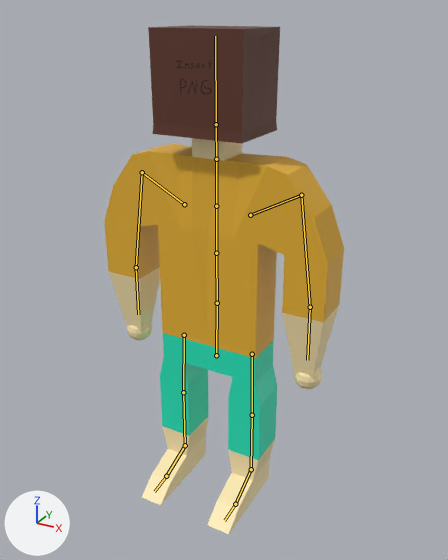
A saved change to the Blender file Assets/Resources/PlayerModel/IHmaincharacterBUTBETTER.blend.
Before and after are seen from a camera (50 mm lens) standing at (7.78, -13.76, 13.68) and looking at (0.67, -0.84, 7.22). The axes (+X, +Y, +Z) are drawn at lower left. The lights are the same throughout. The bones that bend it are drawn over the model as lines.

Objects in the first picture: 'Chest', 'Feet', 'Forearms', 'Left Hand', 'Legs', 'Neck', 'Paper Bag', 'Right Hand'.
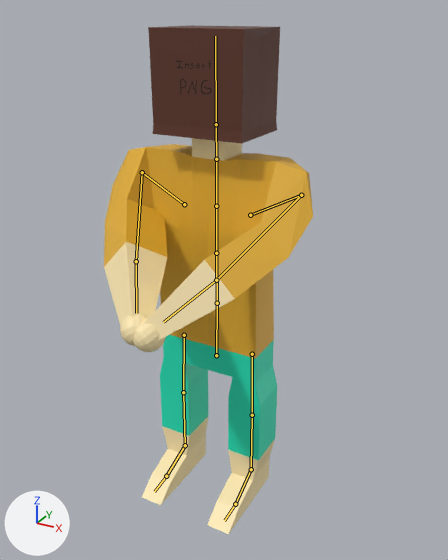
The newer file adds an action. The first version stands in its rest pose; the second is drawn at frame 30 of the action 'Hold Two-Handed'.

The change, as a list of edits to the scene's bpy script:
```text
Change bone_arm2_l:
    where bone_arm2_l = bpy.data.objects['Armature'].pose.bones['Arm2.L']  # child of 'Arm.L'
    bone_arm2_l.rotation_quaternion: (1.0, 0.0, 0.0, 0.0) -> (0.847, 0.367, -0.199, -0.328)  # degrees (0, 0, 0) -> degrees (49, -6, -45)
Change bone_arm2_r:
    where bone_arm2_r = bpy.data.objects['Armature'].pose.bones['Arm2.R']  # child of 'Arm.R'
    bone_arm2_r.rotation_quaternion: (1.0, 0.0, 0.0, 0.0) -> (0.843, 0.366, 0.203, 0.338)  # degrees (0, 0, 0) -> degrees (49, 5, 46)
```

Changed parts and their boxes (x1, y1, x2, y2) in the pictures (448 x 560 px):
'Chest', posed (13% narrower)
    before: (104, 144, 344, 358)
    after: (104, 144, 313, 358)
'Forearms', posed (43% narrower, 12% shorter)
    before: (109, 267, 339, 379)
    after: (104, 242, 235, 341)
'Left Hand', posed
    before: (294, 367, 323, 389)
    after: (133, 319, 166, 352)
'Right Hand', posed
    before: (127, 322, 152, 340)
    after: (120, 314, 149, 346)
bone 'Arm2.L', root to tip
    before: (301, 195) to (310, 307)
    after: (301, 195) to (216, 280)
bone 'Arm2.R', root to tip
    before: (142, 172) to (136, 267)
    after: (142, 172) to (136, 261)
